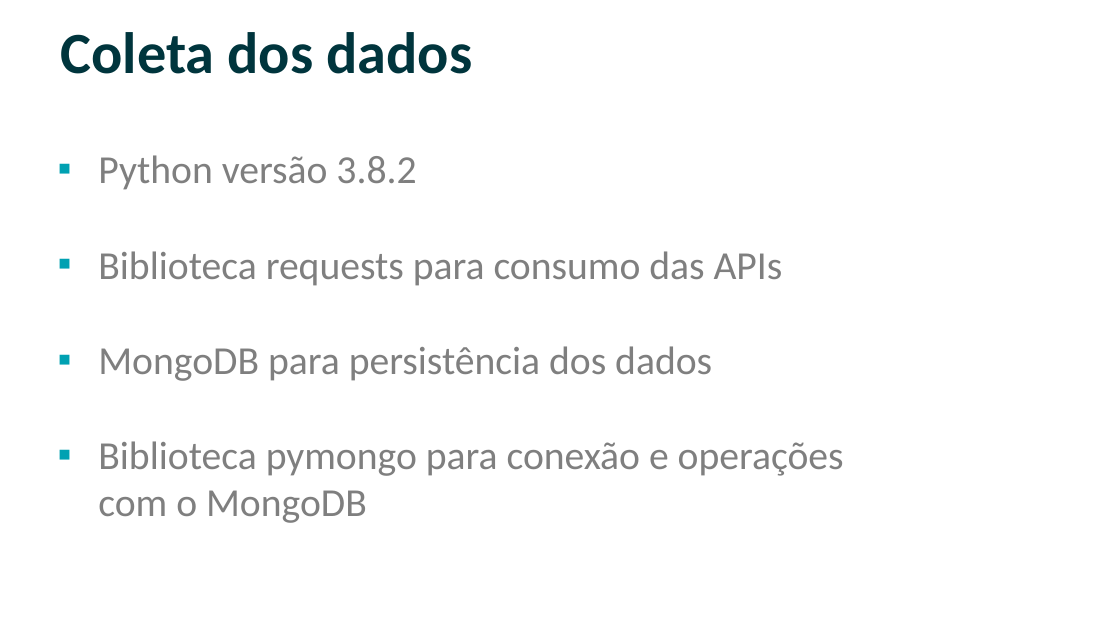
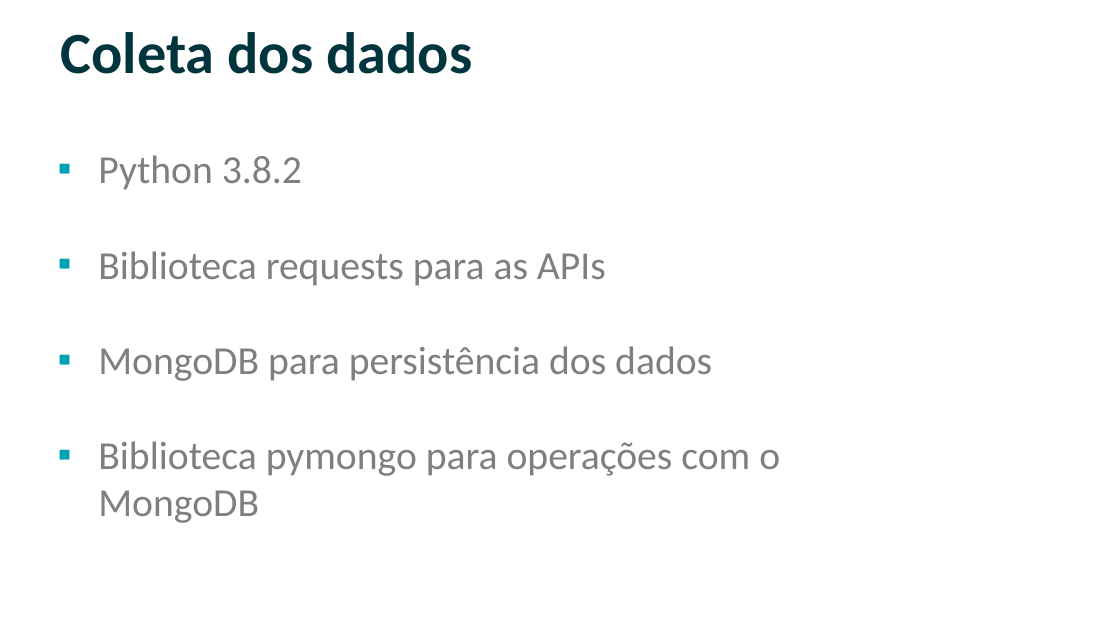
Before and after one commit to willsancheslima/tcc-puc-minas, a slide deck: slide 11 of doc/apresentacao.pptx (slide 14 before the commit). Drawn at 1120x630 pixels with LibreOffice and Linux fonts; fonts in the diff are those of the drawing; background and template pictures are left out. Boxes give left, top, right and bottom in pixels: in the first picture for what was removed or moved away, otherwise in the second. Text is boxed around its words. In the diff, an @@ line names an element or a change of style, - is before the commit and + after.

Commit message:
revisao final para entrega relatorio do projeto data story telling - power bi apresentacao (pdf e ppt) script python de eda classe pyhton utils

```diff
--- a/doc/apresentacao.pptx
+++ b/doc/apresentacao.pptx
@@ subtitle at [98,155,606,286]: text changed @@
-▪ Python versão 3.8.2
-▪ Biblioteca requests para consumo das APIs
+▪ Python 3.8.2
+▪ Biblioteca requests para as APIs
@@ subtitle at [98,441,780,523]: text changed @@
-▪ Biblioteca pymongo para conexão e operações com o MongoDB
+▪ Biblioteca pymongo para operações com o MongoDB
```
Also in this commit, not shown: 8 other slides changed, 23 slides removed, 7 other files.
